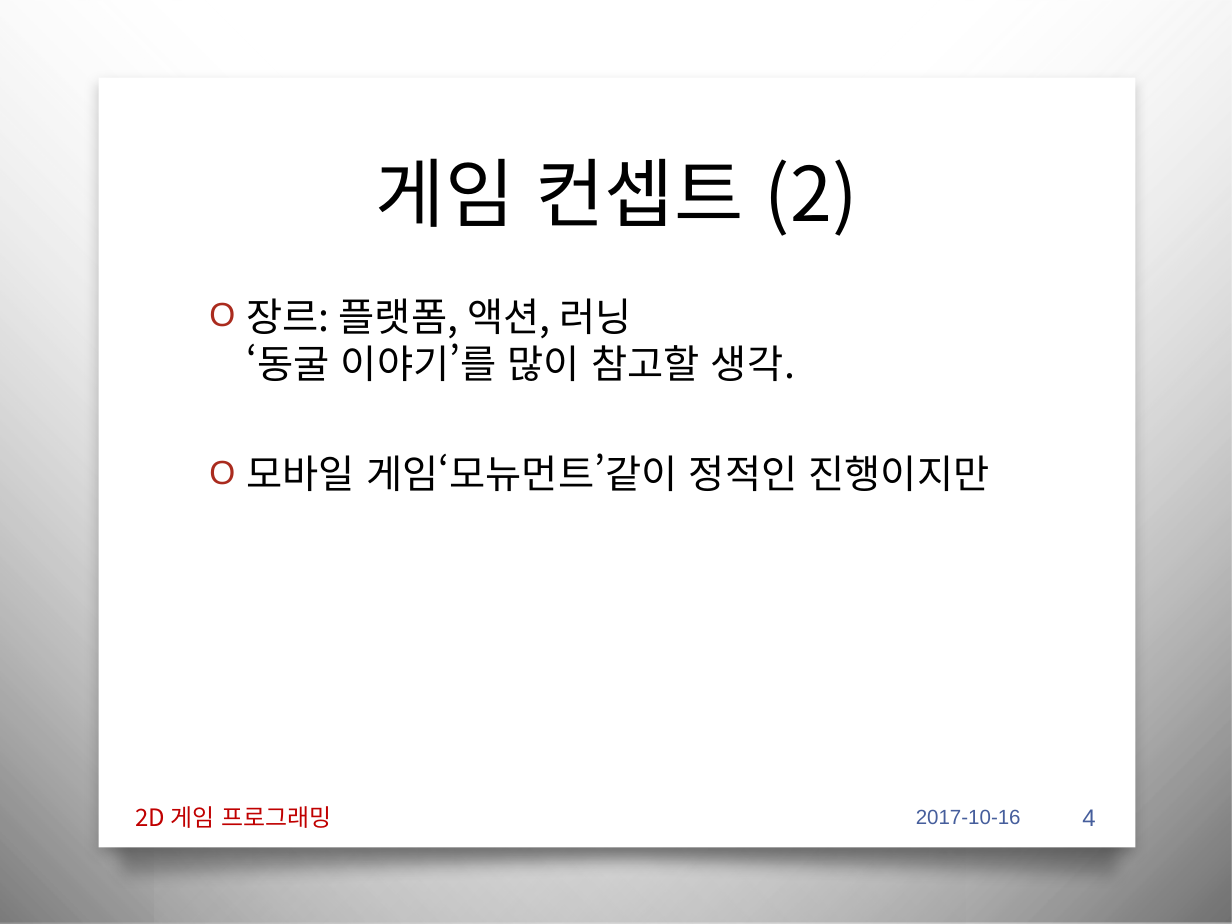
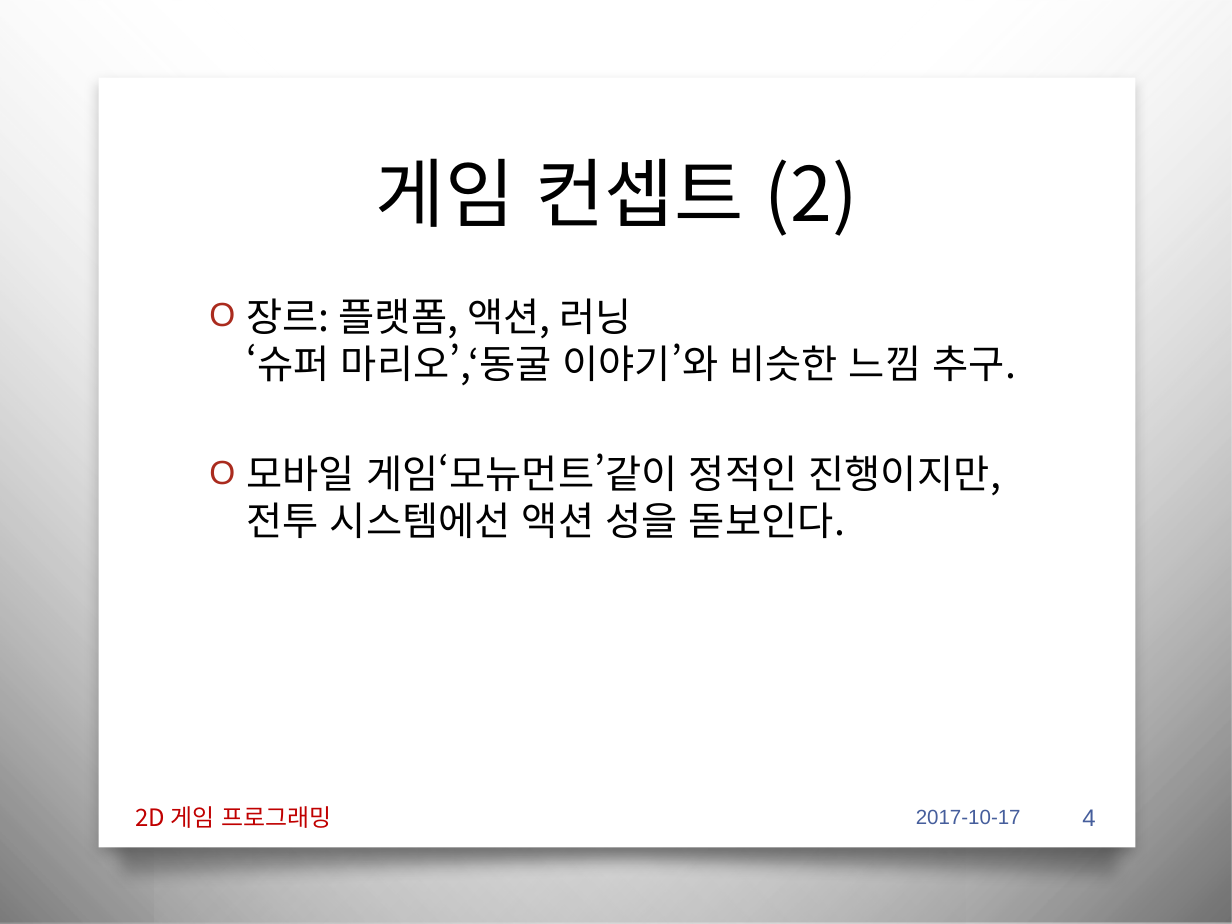
Before and after one commit to iconstudio/2017-Platformer, a slide deck: slide 4 of slides/2017_2DGP_1차발표.pptx. Drawn at 1232x924 pixels with LibreOffice and Linux fonts; fonts in the diff are those of the drawing; background and template pictures are left out. Boxes give left, top, right and bottom in pixels: in the first picture for what was removed or moved away, otherwise in the second. Text is boxed around its words. In the diff, an @@ line names an element or a change of style, - is before the commit and + after.

```diff
--- a/slides/2017_2DGP_1차발표.pptx
+++ b/slides/2017_2DGP_1차발표.pptx
@@ text at [246, 298, 1016, 538]: text changed @@
-O 장르: 플랫폼, 액션, 러닝
-  ‘동굴 이야기’를 많이 참고할 생각.
-O 모바일 게임‘모뉴먼트’같이 정적인 진행이지만
+O 장르: 플랫폼, 액션, 러닝
+  ‘슈퍼 마리오’,‘동굴 이야기’와 비슷한 느낌 추구.
+O 모바일 게임‘모뉴먼트’같이 정적인 진행이지만, 전투 시스템에선 액션 성을 돋보인다.
@@ text at [916, 809, 1021, 824]: text changed @@
-2017-10-16
+2017-10-17
```
Also in this commit, not shown: 9 other slides changed, 1 slide added, 8 other files.
